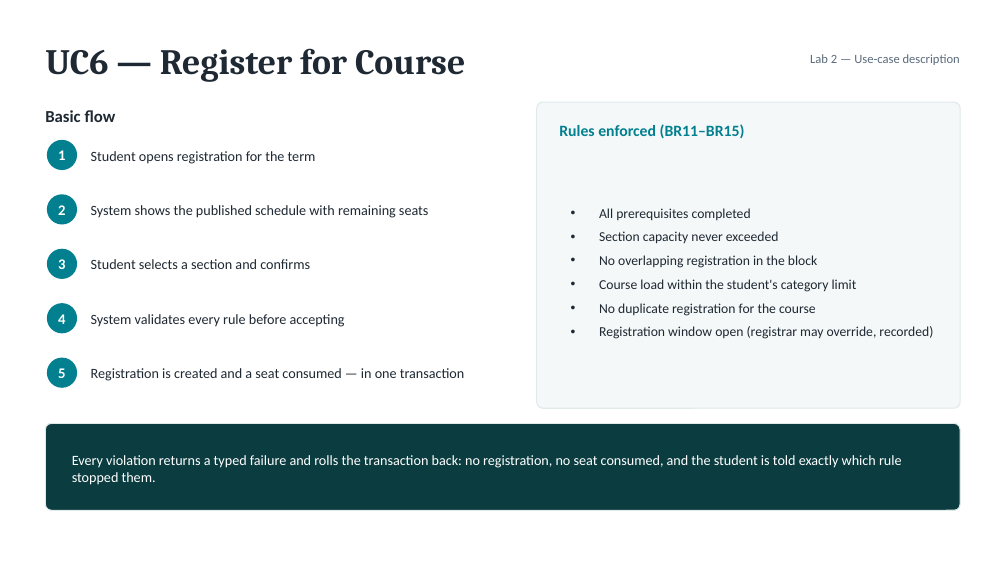
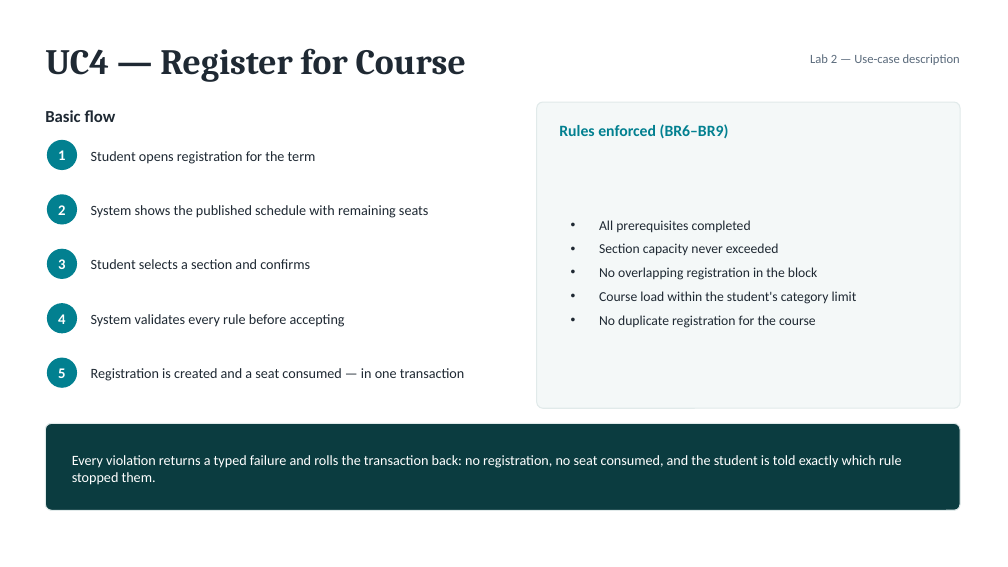
Before and after one commit to ElfatihZiad/eregistrar, a slide deck: slide 5 of presentation/eRegistrar_Requirements_Design.pptx. Drawn at 1008x567 pixels with LibreOffice and Linux fonts; fonts in the diff are those of the drawing. Boxes give left, top, right and bottom in pixels: in the first picture for what was removed or moved away, otherwise in the second. Text is boxed around its words. In the diff, an @@ line names an element or a change of style, - is before the commit and + after.

```diff
--- a/presentation/eRegistrar_Requirements_Design.pptx
+++ b/presentation/eRegistrar_Requirements_Design.pptx
@@ text at [45,48,466,82]: text changed @@
-UC6 — Register for Course
+UC4 — Register for Course
@@ text at [559,124,729,138]: text changed @@
-Rules enforced (BR11–BR15)
+Rules enforced (BR6–BR9)
@@ text at [599,326,933,339]: paragraph removed @@
-• Registration window open (registrar may override, recorded)
```
Also in this commit, not shown: 5 other slides changed, 39 other files.
